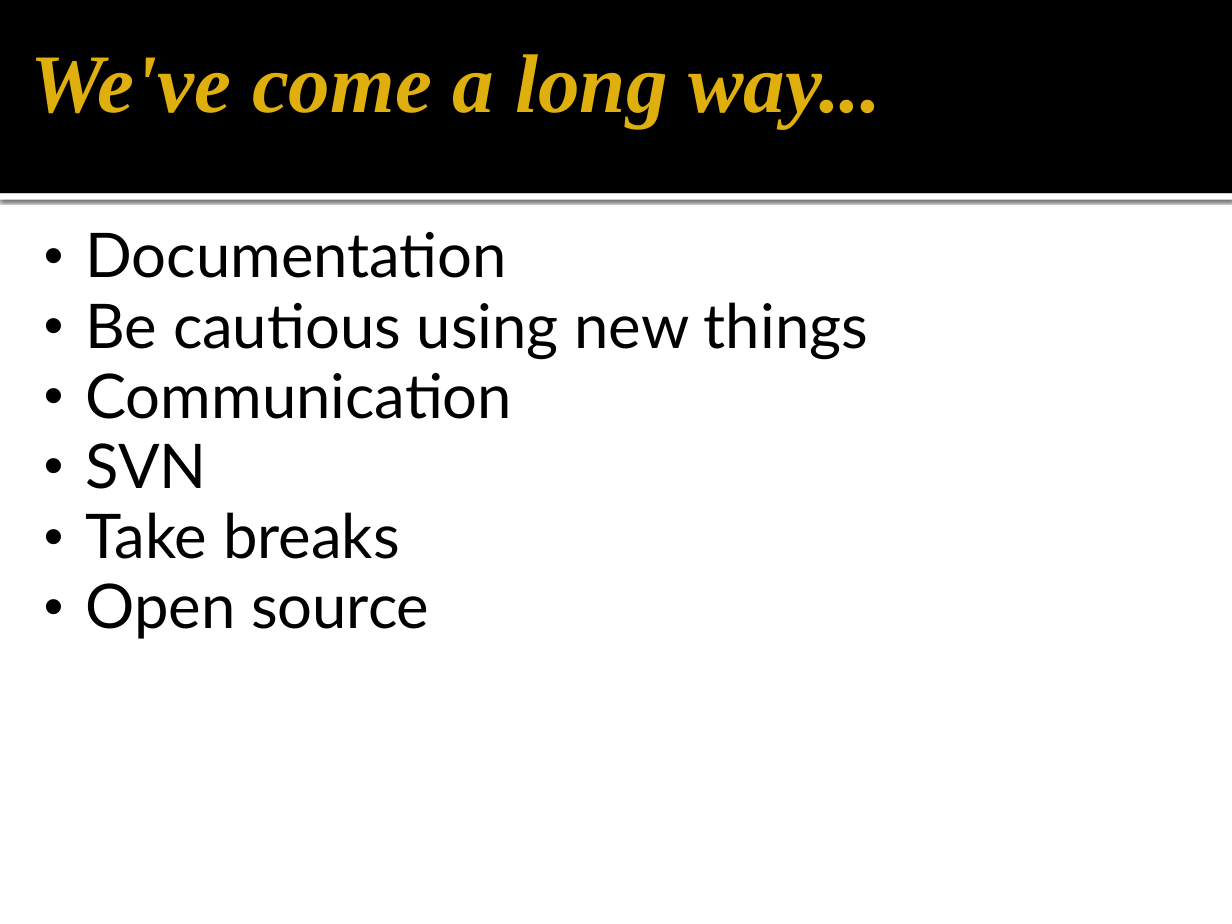
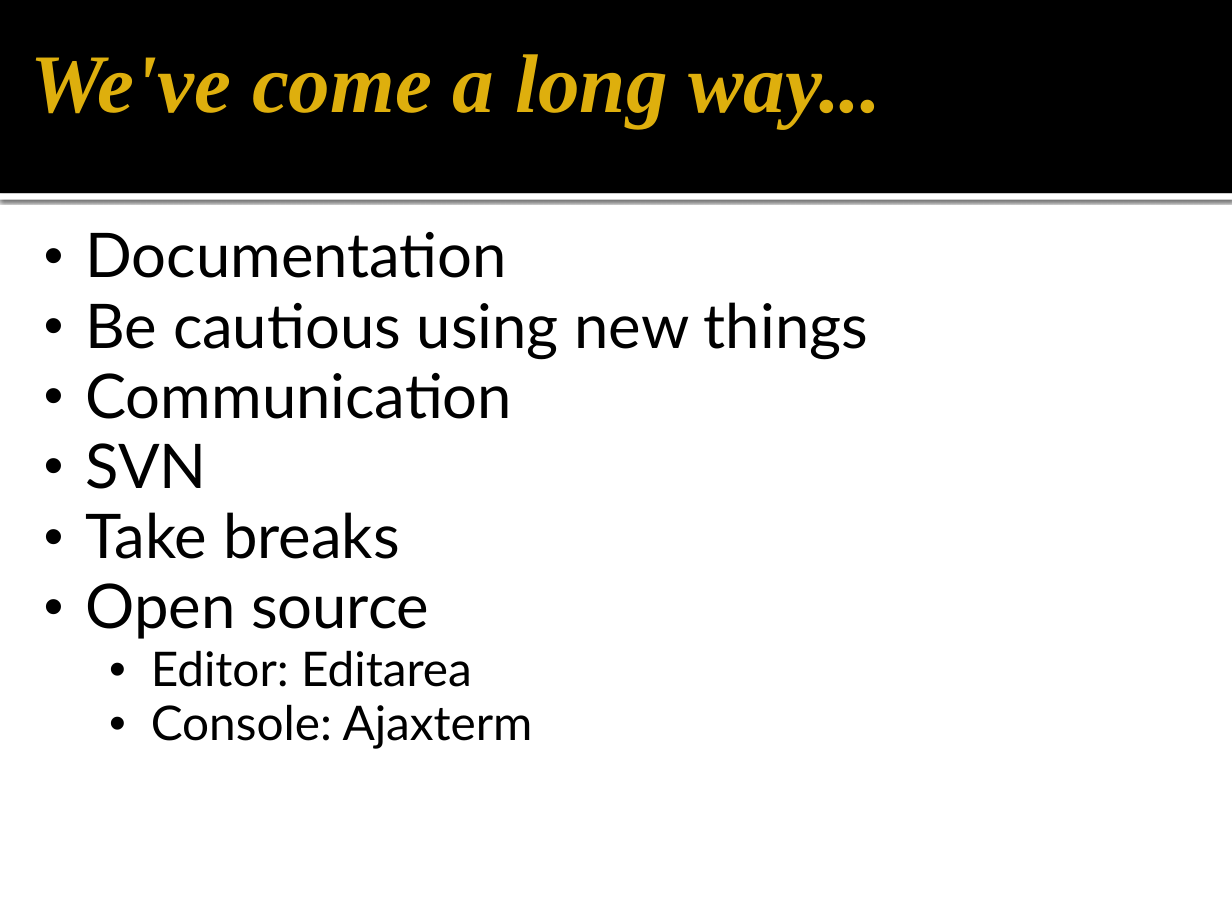
Before and after one commit to gmarcotte/teamceg, a slide deck: slide 14 of pear/submission_materials/PairgrammingDemo.pptx. Drawn at 1232x924 pixels with LibreOffice and Linux fonts; fonts in the diff are those of the drawing; background and template pictures are left out. Boxes give left, top, right and bottom in pixels: in the first picture for what was removed or moved away, otherwise in the second. Text is boxed around its words. In the diff, an @@ line names an element or a change of style, - is before the commit and + after.

Commit message:
presentation modifications

```diff
--- a/pear/submission_materials/PairgrammingDemo.pptx
+++ b/pear/submission_materials/PairgrammingDemo.pptx
@@ text at box(151, 650, 533, 749): paragraphs added @@
+      • Editor: Editarea
+      • Console: Ajaxterm
```
